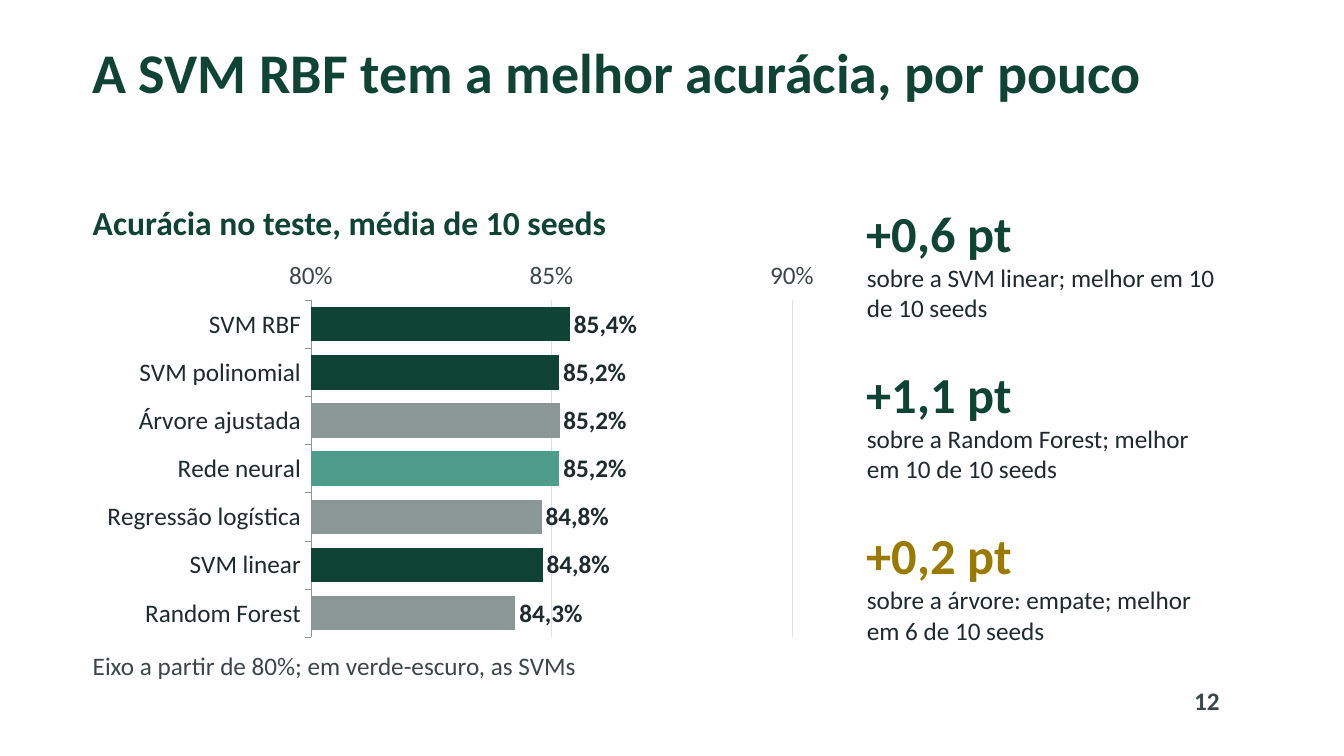
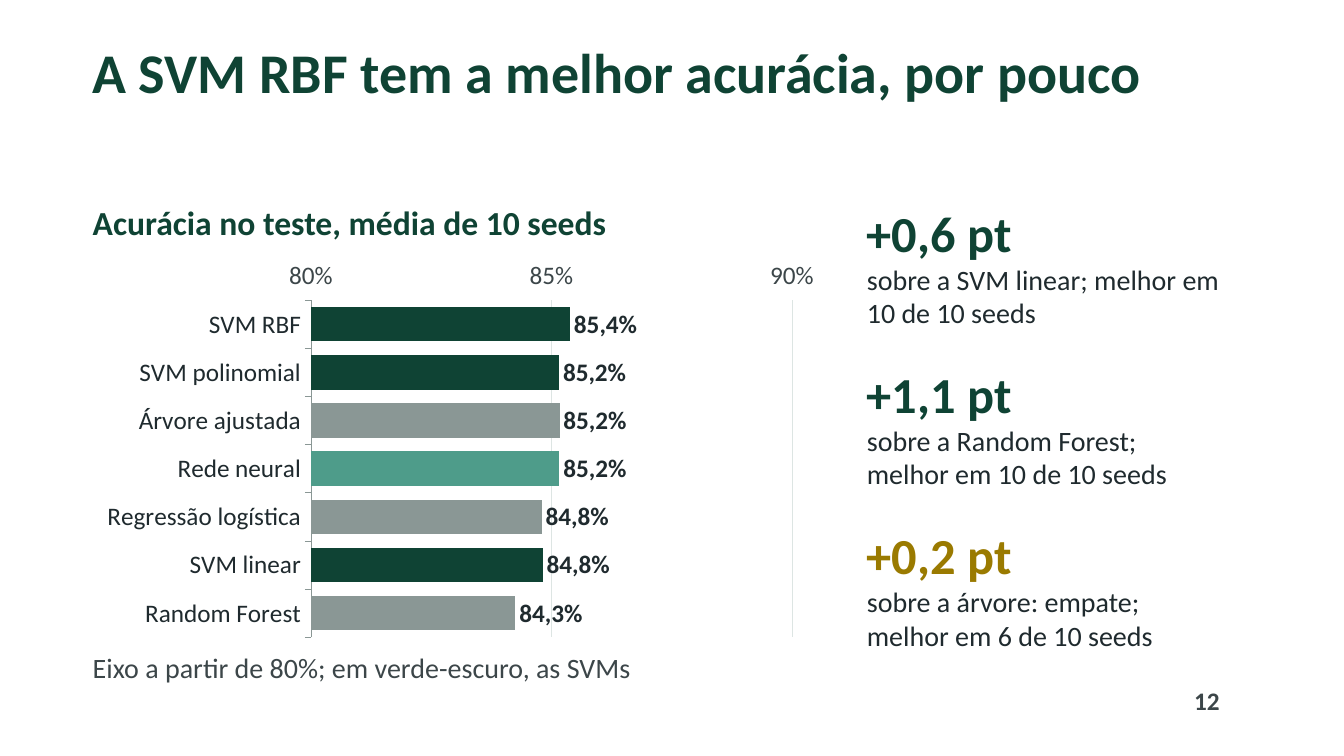
Before and after one commit to pumba-dev/machine-learning-practice, a slide deck: slide 12 of renda/slides/apresentacao_svm.pptx. Drawn at 1344x756 pixels with LibreOffice and Linux fonts; fonts in the diff are those of the drawing; background and template pictures are left out. Boxes give left, top, right and bottom in pixels: in the first picture for what was removed or moved away, otherwise in the second. Text is boxed around its words. In the diff, an @@ line names an element or a change of style, - is before the commit and + after.

```diff
--- a/renda/slides/apresentacao_svm.pptx
+++ b/renda/slides/apresentacao_svm.pptx
@@ text at box(867, 270, 1219, 323): size 18 to 20 pt in "sobre a SVM linear; melhor em 10 ..." @@
@@ text at box(867, 431, 1167, 484): size 18 to 20 pt in "sobre a Random Forest; melhor em 10 ..." @@
@@ text at box(867, 592, 1153, 646): size 18 to 20 pt in "sobre a árvore: empate; melhor em 6 ..." @@
@@ text "Eixo a partir de 80%; ..." at box(93, 658, 631, 683): size 18 to 20 pt @@
```
Also in this commit, not shown: 12 other slides changed, 4 other files.
